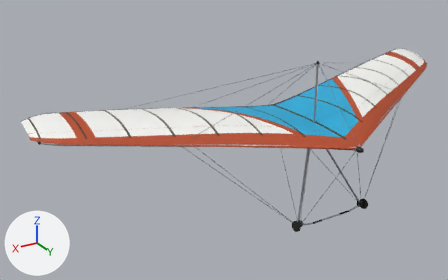
One commit to the Blender file assets/source/glider_aeros_fox.blend: the scene before it, then after it.
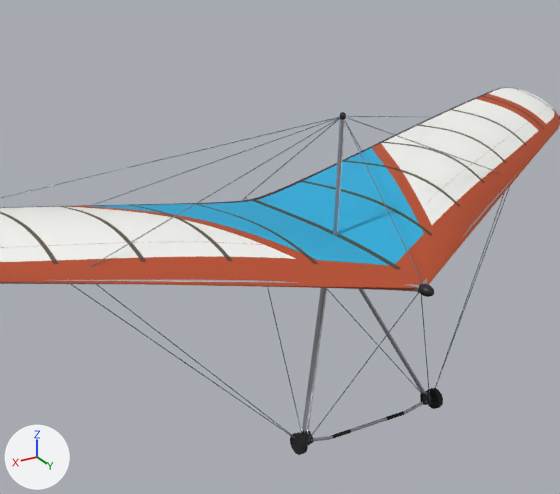
The first picture shows the older version from a 50 mm lens placed at (7.0, 8.64, 4.43), pointed at (1.26, -0.93, -0.35). The close-ups show the older and then the newer version on the part from 33% to 95% of the width and 2% to 90% of the height of that picture. Only the edits that show in the close-ups are written down. The axes (+X, +Y, +Z) are drawn at lower left. The lights are the same throughout.

Objects in the first close-up: 'ControlFrame', 'Frame', 'Sail'.
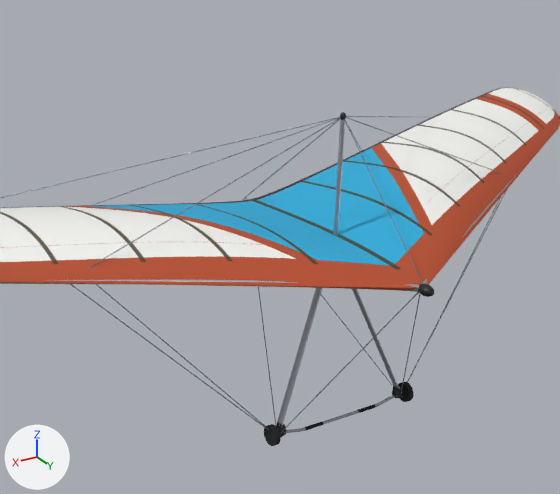
The newer file is also turned or shifted as a whole; pictures and numbers use the older file's frame.

Location of each change, [x1, y1, x2, y2] in pixels of the close-ups (560 x 494 px):
'ControlFrame', reshaped: before [71, 185, 511, 455]; after [70, 190, 507, 446]

Patch to the scene script:
```diff
--- a/assets/source/glider_aeros_fox.blend.py
+++ b/assets/source/glider_aeros_fox.blend.py
@@ me_controlframe @@
 # used by ob_controlframe; location = (0.0, 0.0, 0.0)
-me_controlframe.from_pydata(...)  # 3810 vertices, 1718 faces; spans x -2.64..2.64, y -1.17..1.43, z -1.59..0.17
+me_controlframe.from_pydata(...)  # 3810 vertices, 1718 faces; spans x -2.64..2.64, y -1.17..1.43, z -1.71..0.17
+# me_controlframe part 1: 3522 of 3810 vertices moved; they spanned x -0.84..0.84, y -0.05..1.0, z -1.59..0.09 and now span x -0.84..0.84, y 0.11..0.59, z -1.71..0.09; mean shift (0.0, -0.28, -0.09); largest move (-0.75, 0.94, -1.52) -> (-0.75, 0.52, -1.65)
+# other edits to the shape of me_controlframe do not show in these pictures
 me_controlframe.materials.append(mat_fitting)
```
